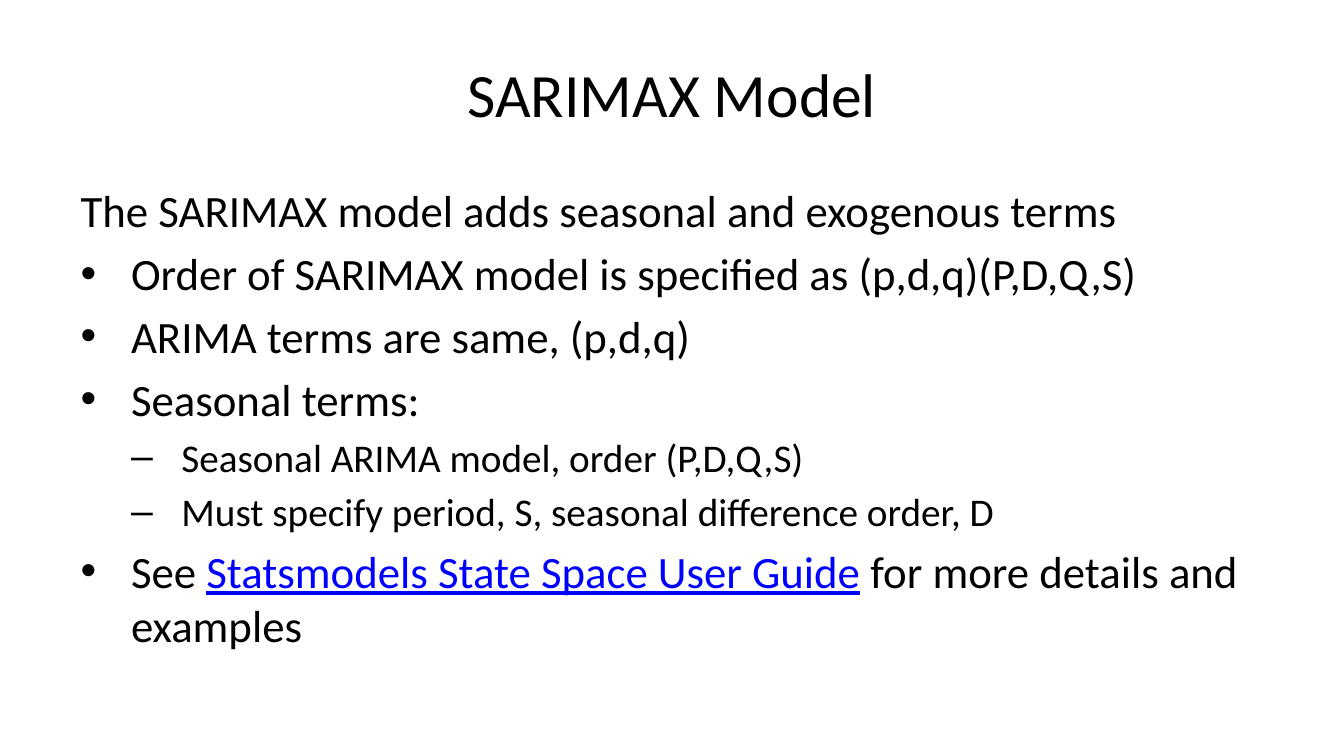
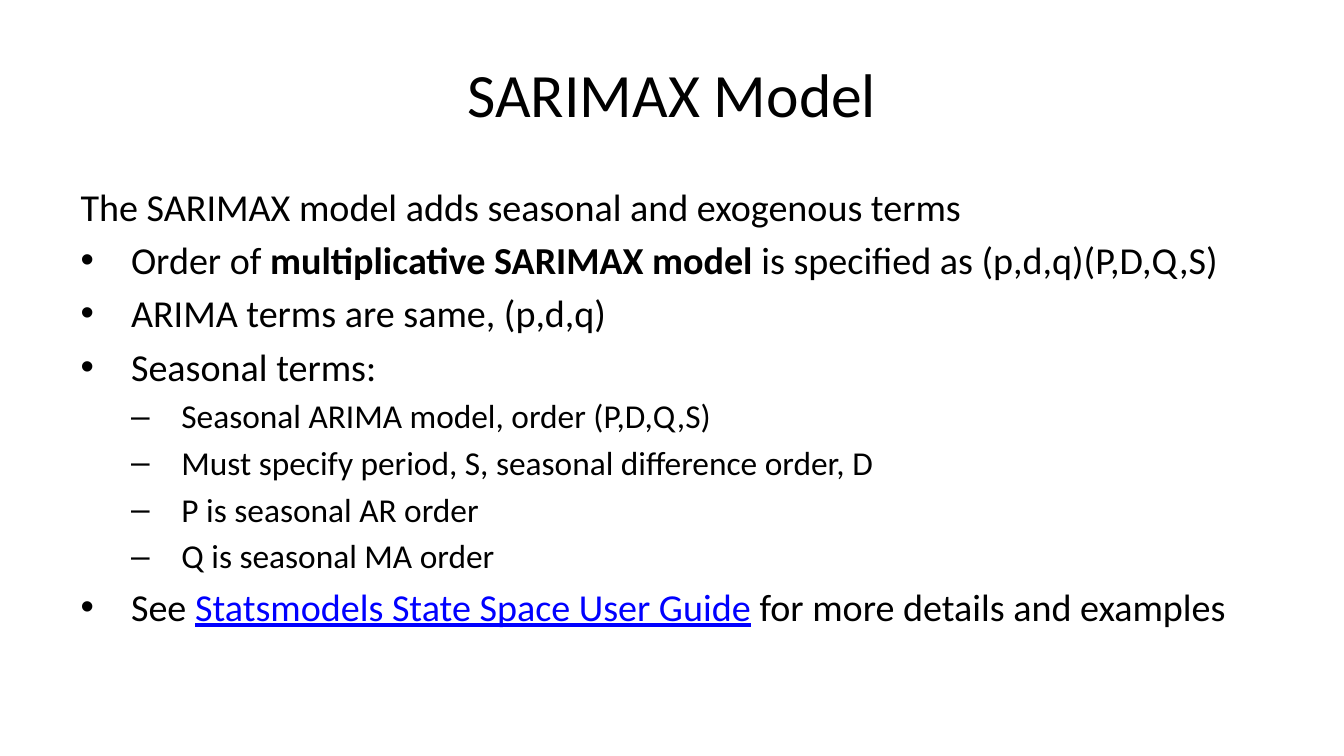
Before and after one commit to StephenElston/CSCI-E-83, a slide deck: slide 31 of LectureSlides/12_IntroductionToTimeSeriesForecasting.pptx. Drawn at 1344x756 pixels with LibreOffice and Linux fonts; fonts in the diff are those of the drawing. Boxes give left, top, right and bottom in pixels: in the first picture for what was removed or moved away, otherwise in the second. Text is boxed around its words. In the diff, an @@ line names an element or a change of style, - is before the commit and + after.

```diff
--- a/LectureSlides/12_IntroductionToTimeSeriesForecasting.pptx
+++ b/LectureSlides/12_IntroductionToTimeSeriesForecasting.pptx
@@ text at (81,194,1225,627): size 24 to 20.4 pt in "The SARIMAX model adds seasonal and exogenous ...", "ARIMA terms are same, (p,d,q)", "Seasonal terms:", "See Statsmodels State Space User Guide for ..."; size 21 to 17.9 pt in "Seasonal ARIMA model, order (P,D,Q,S)", "Must specify period, S, seasonal difference order, ..." @@
@@ text at (131,246,1218,280): text changed; size 24 to 20.4 pt @@
-• Order of SARIMAX model is specified as (p,d,q)(P,D,Q,S)
+• Order of multiplicative SARIMAX model is specified as (p,d,q)(P,D,Q,S)
@@ text at (181,498,494,573): paragraphs added @@
+  – P is seasonal AR order
+  – Q is seasonal MA order
```
Also in this commit, not shown: 12 other slides changed, 1 slide removed.
